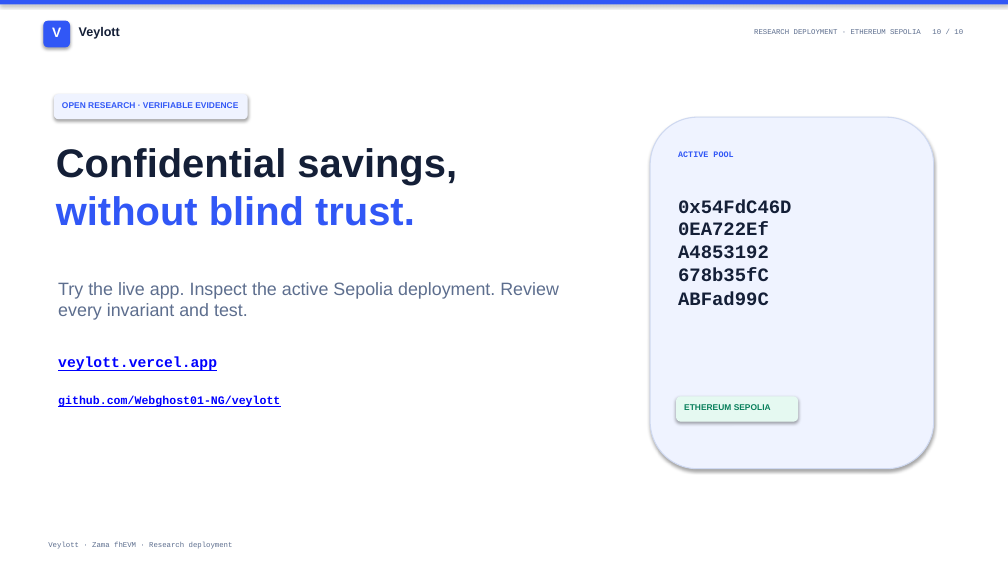
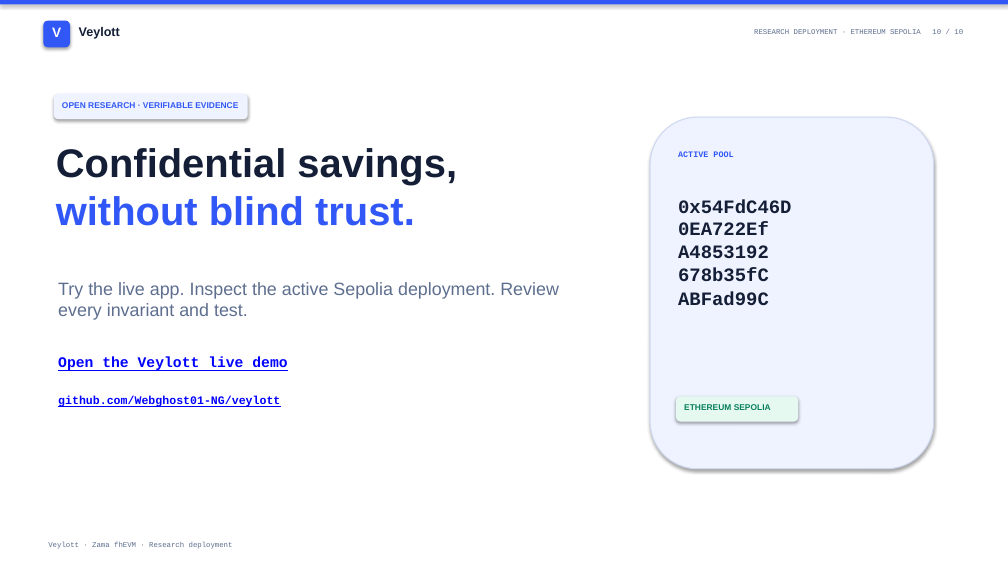
Before and after one commit to Webghost01-NG/cipherpool, a slide deck: slide 10 of docs/showcase/presentation/Veylott-Presentation.pptx. Drawn at 1008x567 pixels with LibreOffice and Linux fonts; fonts in the diff are those of the drawing. Boxes give left, top, right and bottom in pixels: in the first picture for what was removed or moved away, otherwise in the second. Text is boxed around its words. In the diff, an @@ line names an element or a change of style, - is before the commit and + after.

Commit message:
docs: correct Veylott demo URL

```diff
--- a/docs/showcase/presentation/Veylott-Presentation.pptx
+++ b/docs/showcase/presentation/Veylott-Presentation.pptx
@@ text at [58, 356, 287, 371]: text changed @@
-veylott.vercel.app
+Open the Veylott live demo
```
Also in this commit, not shown: 2 other slides changed, 6 other files.
